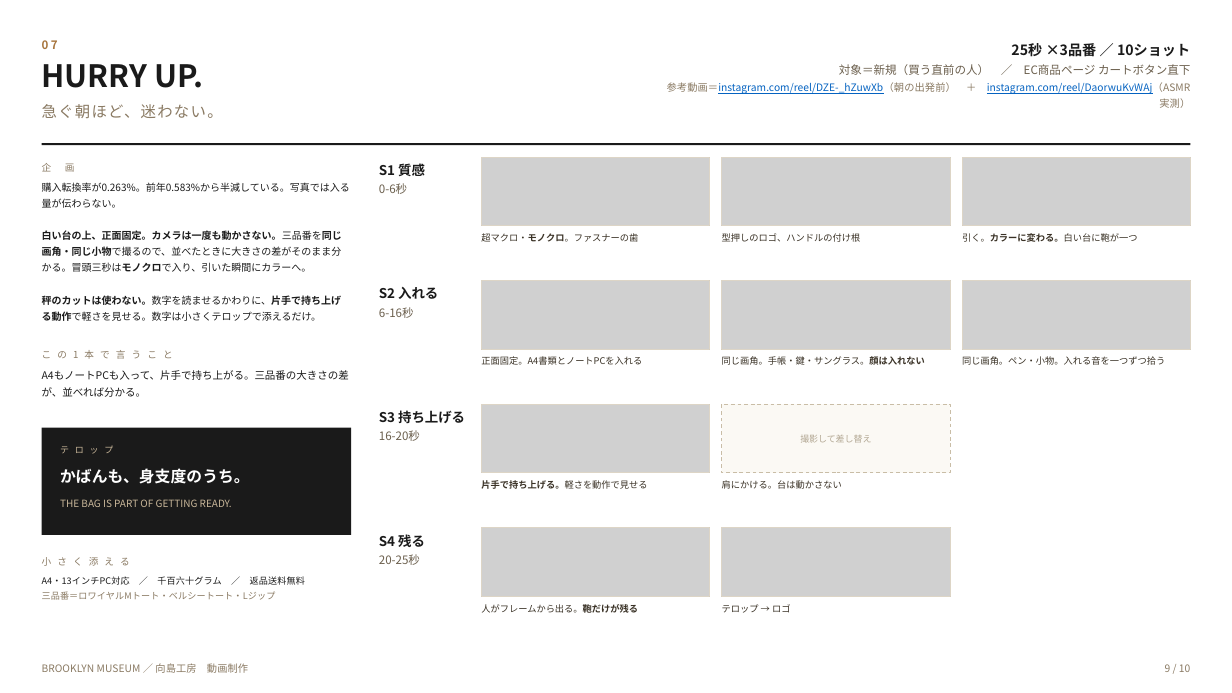
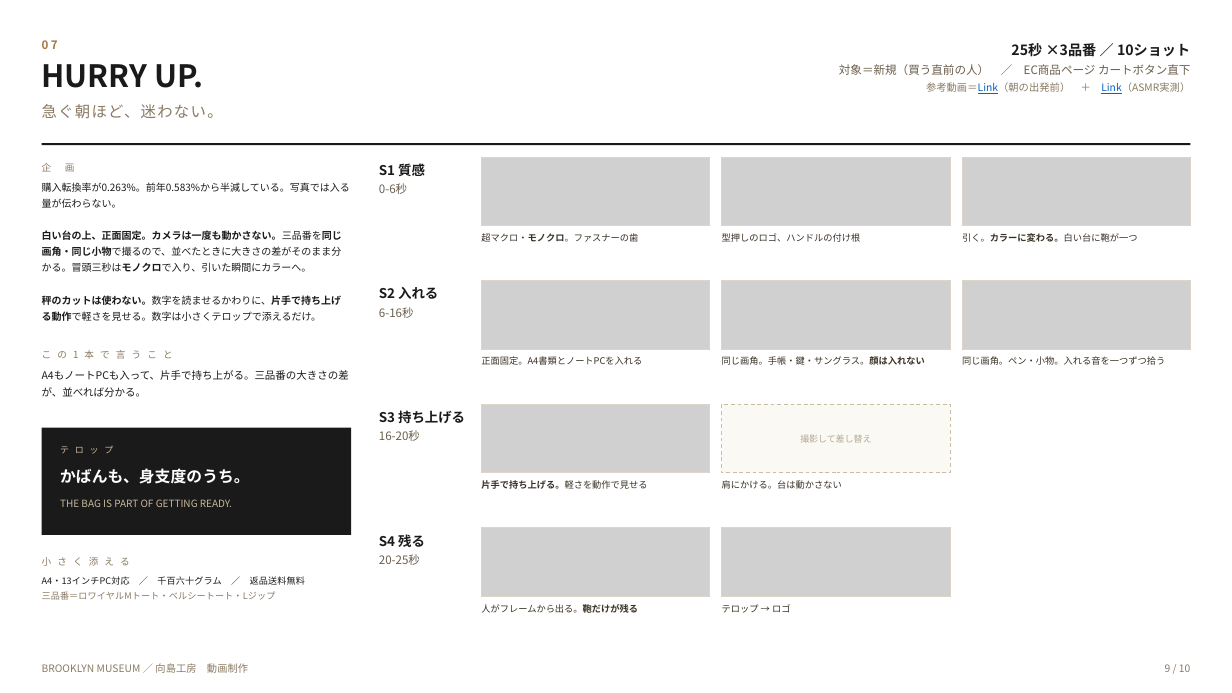
Before and after one commit to Shiori0415/dougaseisaku, a slide deck: slide 9 of pdf/00_動画8本_企画と絵コンテ.pptx. Drawn at 1232x693 pixels with LibreOffice and Linux fonts; fonts in the diff are those of the drawing; grey boxes stand for pictures. Boxes give left, top, right and bottom in pixels: in the first picture for what was removed or moved away, otherwise in the second. Text is boxed around its words. In the diff, an @@ line names an element or a change of style, - is before the commit and + after.

```diff
--- a/pdf/00_動画8本_企画と絵コンテ.pptx
+++ b/pdf/00_動画8本_企画と絵コンテ.pptx
@@ text at (x1=926, y1=82, x2=1190, y2=94): text changed; text colour #0563C1 to #8A7A63 @@
-参考動画＝instagram.com/reel/DZE-_hZuwXb（朝の出発前） ＋ instagram.com/reel/DaorwuKvWAj（ASMR実測）
+参考動画＝Link（朝の出発前） ＋ Link（ASMR実測）
```
Also in this commit, not shown: 5 other slides changed, 3 other files.
